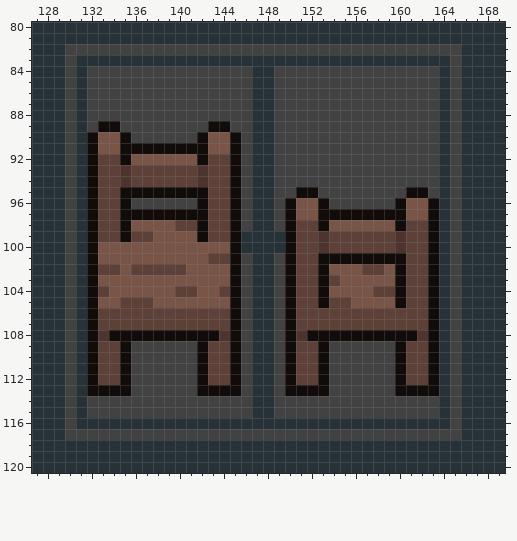
A pixel-art file gets an edit: works/object/object_0001.aseprite. The first picture shows the starting point.
248x200 pixels, 1 frame. Colours within 5 levels of each other are drawn and written as one. Shown: x 127..169, y 80..120. The commit also changed other parts of the picture, which this record leaves out.
The same view after the edit:
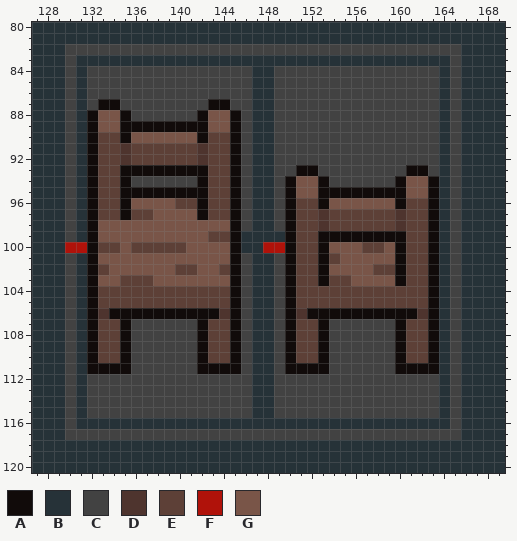
Palette (. is transparent): A #110b0a  B #263238  C #424242  D #4e342e  E #5d4037  F #b0120a  G #795548
What changed:
--- layer "body"
@@ x 127..169 @@
  86 BBBCBCCCCCCCCCCCCCCCBBCCCCCCCCCCCCCCCBCBBBB
- 87 BBBCBCCCCCCCCCCCCCCCBBCCCCCCCCCCCCCCCBCBBBB
- 88 BBBCBCCCCCCCCCCCCCCCBBCCCCCCCCCCCCCCCBCBBBB
- 89 BBBCBCAACCCCCCCCAACCBBCCCCCCCCCCCCCCCBCBBBB
- 90 BBBCBAGGACCCCCCAGGACBBCCCCCCCCCCCCCCCBCBBBB
- 91 BBBCBAGGAAAAAAAAGGACBBCCCCCCCCCCCCCCCBCBBBB
- 92 BBBCBAEEAGGGGGGAEEACBBCCCCCCCCCCCCCCCBCBBBB
- 93 BBBCBAEEDEEEEEEDEEACBBCCCCCCCCCCCCCCCBCBBBB
- 94 BBBCBAEEDEEEEEEDEEACBBCCCCCCCCCCCCCCCBCBBBB
- 95 BBBCBAEEAAAAAAAAEEACBBCCAACCCCCCCCAACBCBBBB
- 96 BBBCBAEEACCCCCCAEEACBBCAGGACCCCCCAGGABCBBBB
- 97 BBBCBAEEAAAAAAAAEEACBBCAGGAAAAAAAAGGABCBBBB
- 98 BBBCBAEEAGGGGEEAEEACBBCAEEAGGGGGGAEEABCBBBB
- 99 BBBCBAEEAEEGGGGAEEABBBBAEEDEEEEEEDEEABCBBBB
-100 BBBCBAGGGGGGGGGGGGABBBBAEEDEEEEEEDEEABCBBBB
-101 BBBCBAGGGGGGGGGGEEACBBCAEEAAAAAAAAEEABCBBBB
-102 BBBCBAEEGEEEEEGGGGACBBCAEEAGGGEEGAEEABCBBBB
-103 BBBCBAGGGGGGGGGGGGACBBCAEEAEGGGGGAEEABCBBBB
-104 BBBCBAEGGGGGGEEGGEACBBCAEEAGGGGEEAEEABCBBBB
-105 BBBCBAGGEEEGGGGGGGACBBCAEEAEEGGGGAEEABCBBBB
-106 BBBCBAEEEEEEEEEEEEACBBCAEEEEEEEEEEEEABCBBBB
-107 BBBCBAEEEEEEEEEEEEACBBCAEEEEEEEEEEEEABCBBBB
-108 BBBCBADAAAAAAAAAADACBBCADAAAAAAAAAADABCBBBB
+ 87 BBBCBCAACCCCCCCCAACCBBCCCCCCCCCCCCCCCBCBBBB
+ 88 BBBCBAGGACCCCCCAGGACBBCCCCCCCCCCCCCCCBCBBBB
+ 89 BBBCBAGGAAAAAAAAGGACBBCCCCCCCCCCCCCCCBCBBBB
+ 90 BBBCBAEEAGGGGGGAEEACBBCCCCCCCCCCCCCCCBCBBBB
+ 91 BBBCBAEEDEEEEEEDEEACBBCCCCCCCCCCCCCCCBCBBBB
+ 92 BBBCBAEEDEEEEEEDEEACBBCCCCCCCCCCCCCCCBCBBBB
+ 93 BBBCBAEEAAAAAAAAEEACBBCCAACCCCCCCCAACBCBBBB
+ 94 BBBCBAEEACCCCCCAEEACBBCAGGACCCCCCAGGABCBBBB
+ 95 BBBCBAEEAAAAAAAAEEACBBCAGGAAAAAAAAGGABCBBBB
+ 96 BBBCBAEEAGGGGEEAEEACBBCAEEAGGGGGGAEEABCBBBB
+ 97 BBBCBAEEAEEGGGGAEEACBBCAEEDEEEEEEDEEABCBBBB
+ 98 BBBCBAGGGGGGGGGGGGACBBCAEEDEEEEEEDEEABCBBBB
+ 99 BBBCBAGGGGGGGGGGEEABBBBAEEAAAAAAAAEEABCBBBB
+100 BBBFFAEEGEEEEEGGGGABBFFAEEAGGGEEGAEEABCBBBB
+101 BBBCBAGGGGGGGGGGGGACBBCAEEAEGGGGGAEEABCBBBB
+102 BBBCBAEGGGGGGEEGGEACBBCAEEAGGGGEEAEEABCBBBB
+103 BBBCBAGGEEEGGGGGGGACBBCAEEAEEGGGGAEEABCBBBB
+104 BBBCBAEEEEEEEEEEEEACBBCAEEEEEEEEEEEEABCBBBB
+105 BBBCBAEEEEEEEEEEEEACBBCAEEEEEEEEEEEEABCBBBB
+106 BBBCBADAAAAAAAAAADACBBCADAAAAAAAAAADABCBBBB
+107 BBBCBAEEACCCCCCAEEACBBCAEEACCCCCCAEEABCBBBB
+108 BBBCBAEEACCCCCCAEEACBBCAEEACCCCCCAEEABCBBBB
 109 BBBCBAEEACCCCCCAEEACBBCAEEACCCCCCAEEABCBBBB
 110 BBBCBAEEACCCCCCAEEACBBCAEEACCCCCCAEEABCBBBB
-111 BBBCBAEEACCCCCCAEEACBBCAEEACCCCCCAEEABCBBBB
-112 BBBCBAEEACCCCCCAEEACBBCAEEACCCCCCAEEABCBBBB
-113 BBBCBAAAACCCCCCAAAACBBCAAAACCCCCCAAAABCBBBB
+111 BBBCBAAAACCCCCCAAAACBBCAAAACCCCCCAAAABCBBBB
+112 BBBCBCCCCCCCCCCCCCCCBBCCCCCCCCCCCCCCCBCBBBB
+113 BBBCBCCCCCCCCCCCCCCCBBCCCCCCCCCCCCCCCBCBBBB
 114 BBBCBCCCCCCCCCCCCCCCBBCCCCCCCCCCCCCCCBCBBBB
Pixel boxes of the changes (left, top, right, bottom) in both pictures:
changed: (65, 99, 439, 396)
